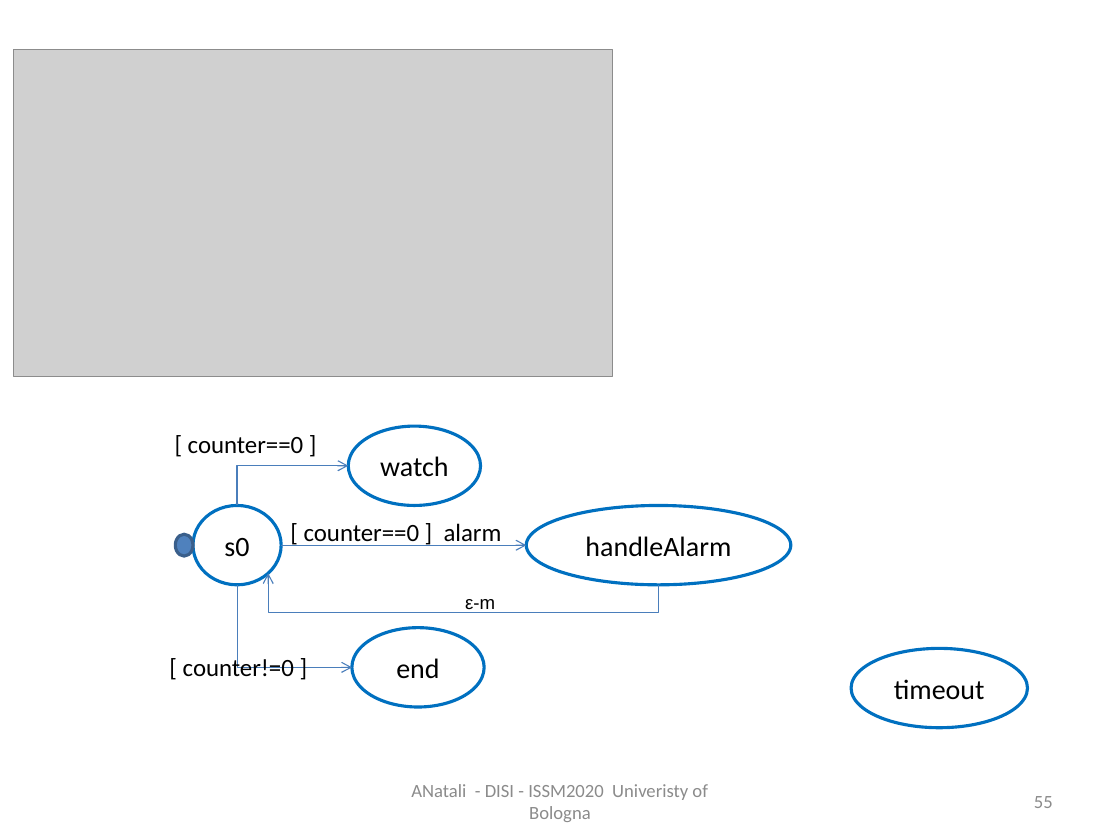
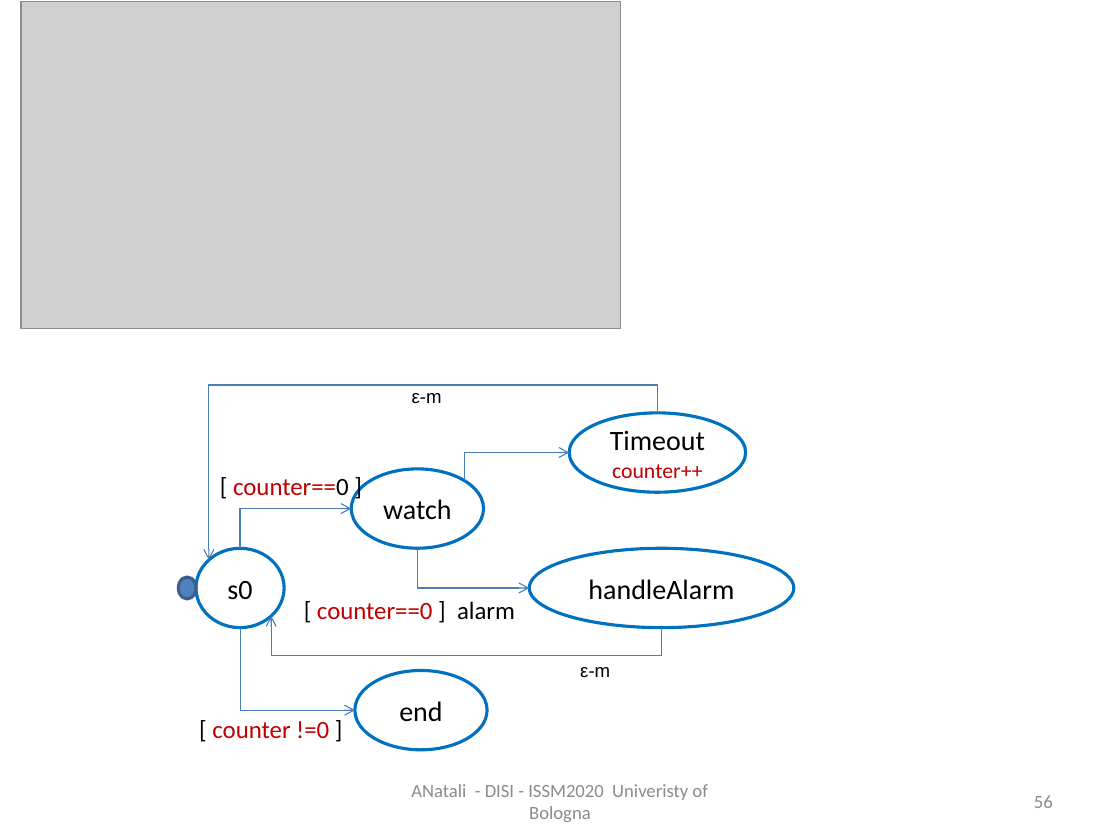
Before and after one commit to anatali/iss2020LabBo, a slide deck: slide 56 of it.unibo.issLabStart/userDocs/ISSM2020.pptx (slide 55 before the commit). Drawn at 1120x840 pixels with LibreOffice and Linux fonts; fonts in the diff are those of the drawing; grey boxes stand for pictures. Boxes give left, top, right and bottom in pixels: in the first picture for what was removed or moved away, otherwise in the second. Text is boxed around its words. In the diff, an @@ line names an element or a change of style, - is before the commit and + after.

```diff
--- a/it.unibo.issLabStart/userDocs/ISSM2020.pptx
+++ b/it.unibo.issLabStart/userDocs/ISSM2020.pptx
@@ picture: place and size @@
-picture at bbox=[13, 49, 613, 376]
+picture at bbox=[21, 2, 620, 329]
@@ elbow arrow added from (657, 413) to (209, 560), #4B7EBC 0.75 pt @@
@@ text added at bbox=[412, 393, 442, 403], 12 pt, text #000000 @@
+ε-m
@@ ellipse "Timeout": place and size @@
-ellipse "Timeout" at bbox=[851, 648, 1028, 728]
+ellipse "Timeout" at bbox=[569, 413, 746, 493]
@@ text in ellipse at bbox=[610, 430, 705, 478]: text changed; size 18 to 14 pt; text colour #000000 to #C00000 @@
-timeout
+Timeout
+counter++
@@ text "[ counter==0 ]": place and size @@
-text "[ counter==0 ]" at bbox=[188, 437, 304, 454]
+text "[ counter==0 ]" at bbox=[233, 479, 349, 496]
@@ text "[ counter==0 ]" at bbox=[233, 479, 349, 496]: text colour #000000 to #C00000 in "counter==0" @@
@@ elbow arrow added from (464, 480) to (569, 452), #4B7EBC 0.75 pt @@
@@ elbow arrow moved from (237, 505) - (348, 466) to (240, 549) - (352, 508) @@
@@ elbow arrow moved from (281, 545) - (526, 545) to (418, 549) - (530, 588) @@
@@ ellipse: place and size @@
-ellipse at bbox=[176, 534, 194, 557]
+ellipse at bbox=[178, 577, 196, 599]
@@ text "[ counter==0 ] alarm" at bbox=[317, 601, 515, 620]: text colour #000000 to #C00000 in "counter==0" @@
@@ text "[ counter==0 ] alarm": place and size @@
-text "[ counter==0 ] alarm" at bbox=[304, 523, 502, 546]
+text "[ counter==0 ] alarm" at bbox=[317, 601, 515, 620]
@@ elbow arrow moved from (237, 585) - (352, 668) to (240, 627) - (355, 710) @@
@@ elbow arrow moved from (659, 585) - (269, 573) to (662, 627) - (271, 616) @@
@@ text "ε-m" rewrapped from bbox=[465, 599, 495, 613] to bbox=[580, 667, 610, 677] @@
@@ 4 ellipses: place and size @@
-4 ellipses at bbox=[193, 426, 791, 707]
+4 ellipses at bbox=[196, 469, 794, 750]
@@ text at bbox=[212, 721, 329, 738]: text changed; text colour #000000 to #C00000 @@
-[ counter!=0 ]
+[ counter !=0 ]
@@ page number at bbox=[1034, 795, 1053, 808]: text changed @@
-55
+56
```
Also in this commit, not shown: 3 other slides changed, 1 slide added, 49 other files.
